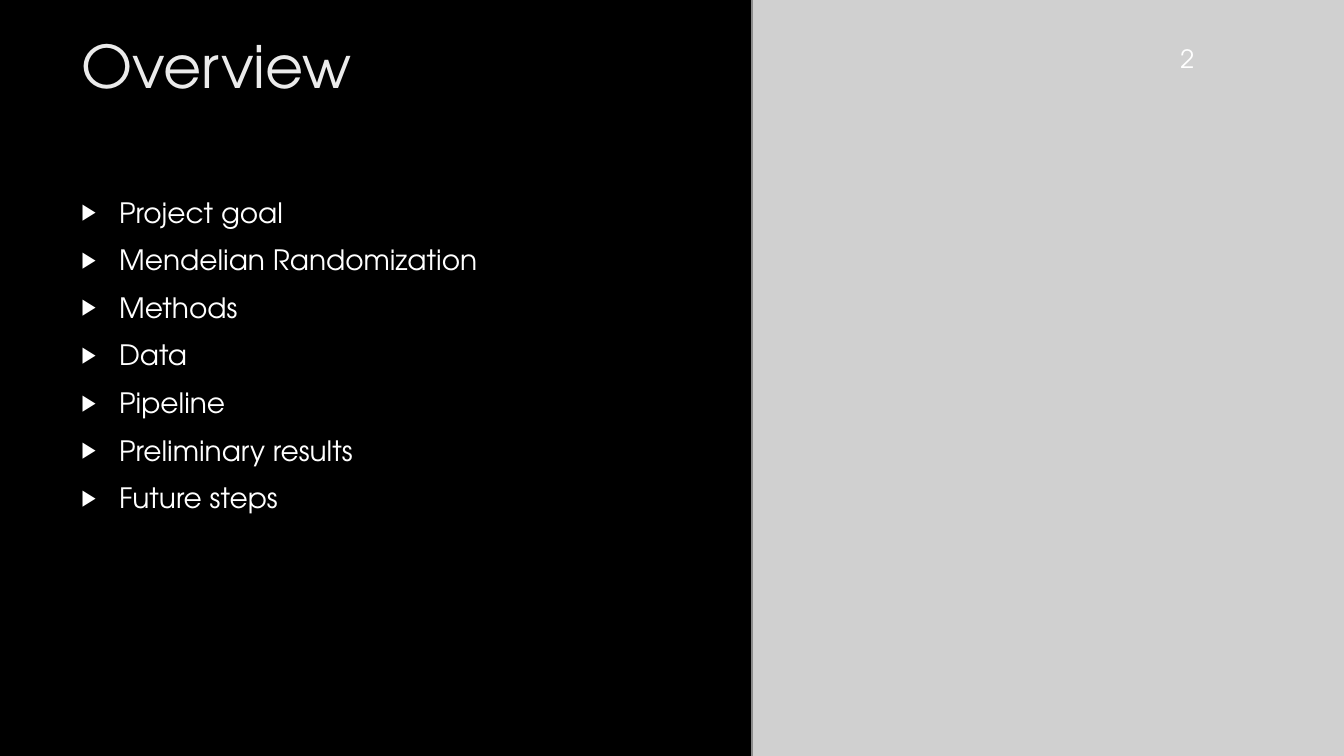
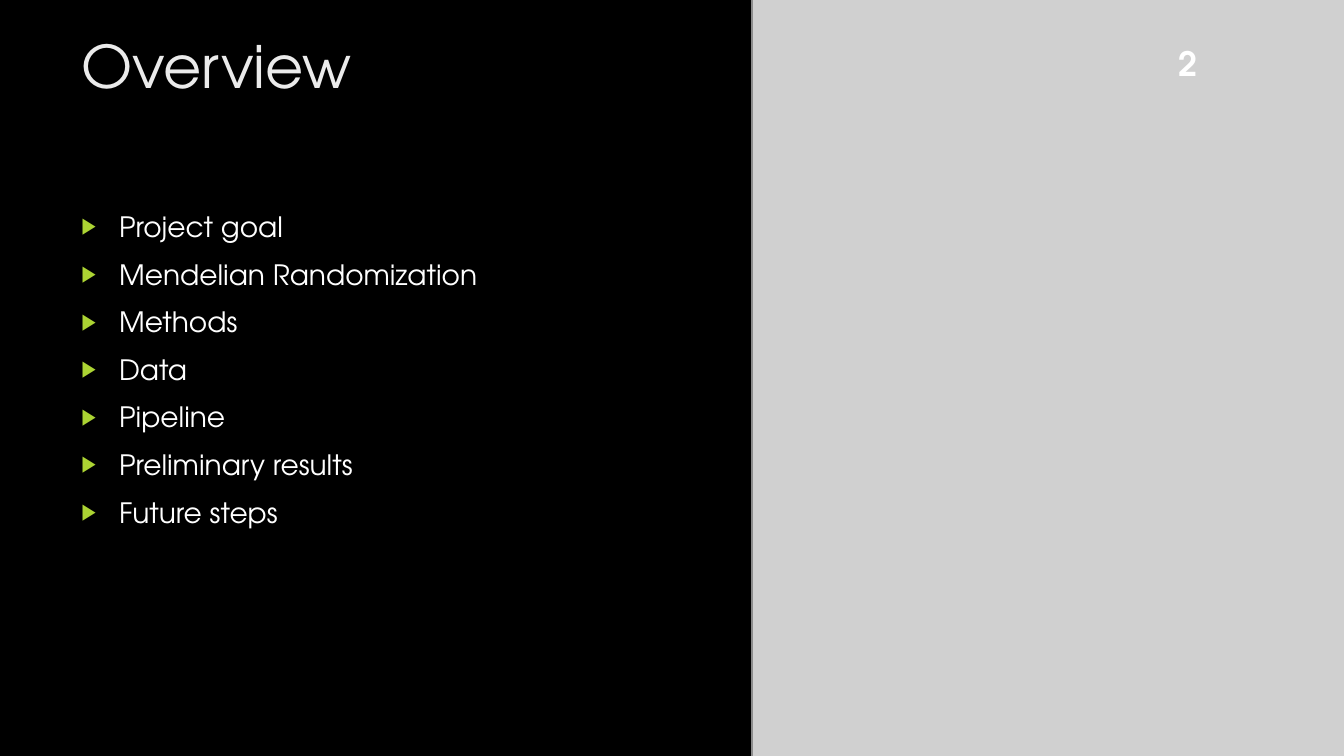
Before and after one commit to matthijsknigge/mendelianrandomization, a slide deck: slide 2 of internship/CeliacDiseaseTriggers.pptx. Drawn at 1344x756 pixels with LibreOffice and Linux fonts; fonts in the diff are those of the drawing; grey boxes stand for pictures; background and template pictures are left out. Boxes give left, top, right and bottom in pixels: in the first picture for what was removed or moved away, otherwise in the second. Text is boxed around its words. In the diff, an @@ line names an element or a change of style, - is before the commit and + after.

```diff
--- a/internship/CeliacDiseaseTriggers.pptx
+++ b/internship/CeliacDiseaseTriggers.pptx
@@ text "2" at (x1=1178, y1=51, x2=1197, y2=76): size 18 to 24 pt, bold on @@
@@ text "Project goal" moved from (x1=119, y1=202, x2=477, y2=514) to (x1=119, y1=216, x2=477, y2=529) @@
@@ text "Project goal" at (x1=119, y1=216, x2=477, y2=529): bullet colour #FFFFFF to #ACD433 @@
```
Also in this commit, not shown: 9 other slides changed, 2 slides added, 4 other files.
